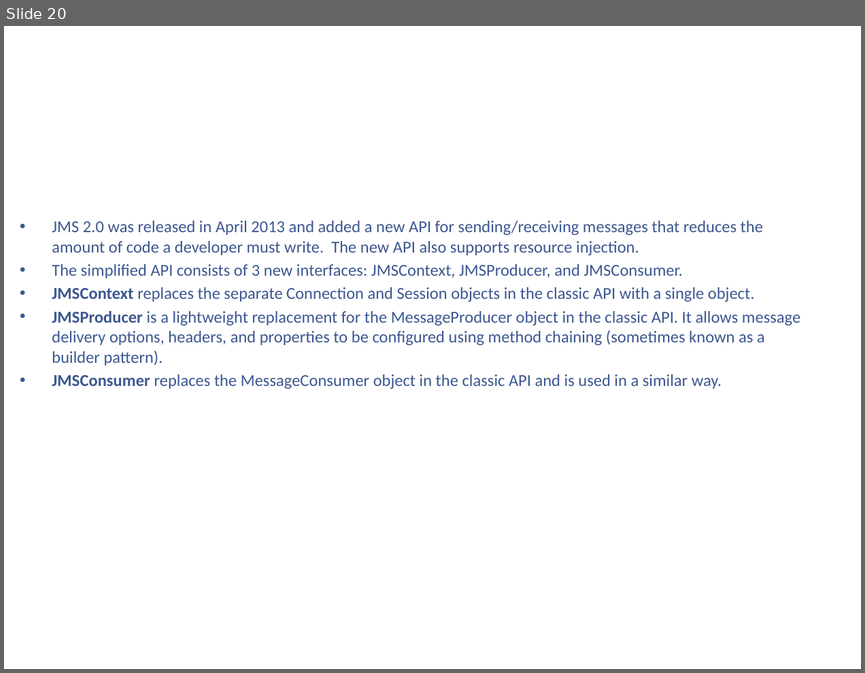
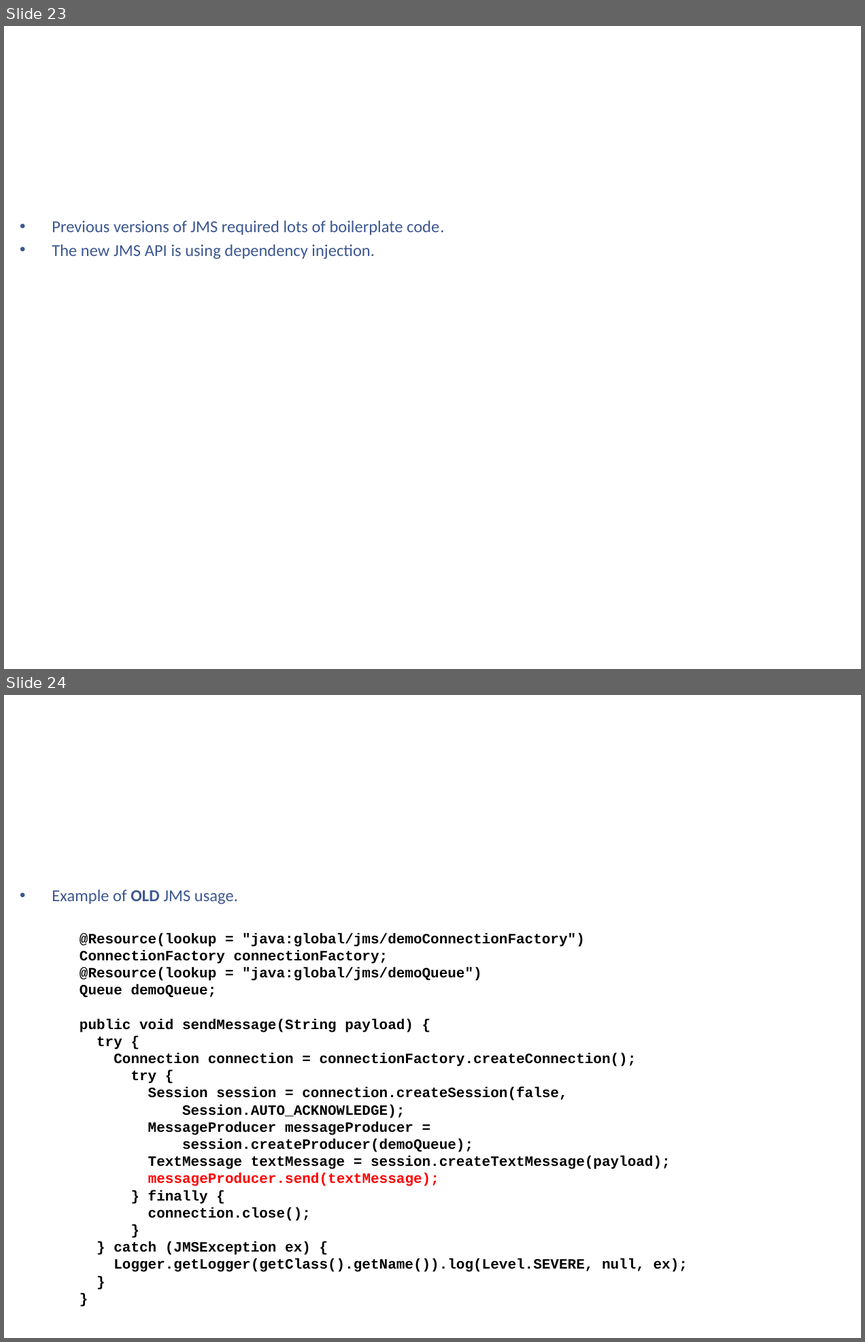
Before and after one commit to kenshincommon/ppts, a slide deck: Presentations/JavaEnterprise7/JavaEnterprise7.pptx. Shown one above the other, each under a label of ours: slide 20 before the commit, slides 23 and 24 after it. The pictures are 865x673 and 865x1342 pixels, drawn with LibreOffice and Linux fonts; fonts in the diff are those of the drawing; background and template pictures are left out. Boxes give left, top, right and bottom in pixels: in the first picture for what was removed or moved away, otherwise in the second. Text is boxed around its words. In the diff, an @@ line names an element or a change of style, - is before the commit and + after.

```diff
--- a/Presentations/JavaEnterprise7/JavaEnterprise7.pptx
+++ b/Presentations/JavaEnterprise7/JavaEnterprise7.pptx
@@ slide 24 added at [4,695,861,1338], background picture (left out) @@
@@ title added at [26,721,839,828], 32 pt, text #FFFFFF @@
+  JMS 2.0 (cont.)
@@ text added at [52,889,238,904], 14 pt, text #3C5790 @@
+• Example of OLD JMS usage.
@@ text added at [79,933,687,1272], 12 pt, text #000000, bold @@
+@Resource(lookup = "java:global/jms/demoConnectionFactory")
+ConnectionFactory connectionFactory;
+@Resource(lookup = "java:global/jms/demoQueue")
+Queue demoQueue;
+public void sendMessage(String payload) {
+try {
+Connection connection = connectionFactory.createConnection();
+try {
+Session session = connection.createSession(false,
+Session.AUTO_ACKNOWLEDGE);
+MessageProducer messageProducer =
+session.createProducer(demoQueue);
+TextMessage textMessage = session.createTextMessage(payload);
+messageProducer.send(textMessage);
+} finally {
+connection.close();
+}
+} catch (JMSException ex) {
+Logger.getLogger(getClass().getName()).log(Level.SEVERE, null, ex);
+}
+}
@@ what was slide 20 is now slide 23 @@
@@ slide 23 changed as well @@
@@ text at [52,220,444,259]: text changed @@
-• JMS 2.0 was released in April 2013 and added a new API for sending/receiving messages that reduces the amount of code a developer must write. The new API also supports resource injection.
-• The simplified API consists of 3 new interfaces: JMSContext, JMSProducer, and JMSConsumer.
-• JMSContext replaces the separate Connection and Session objects in the classic API with a single object.
-• JMSProducer is a lightweight replacement for the MessageProducer object in the classic API. It allows message delivery options, headers, and properties to be configured using method chaining (sometimes known as a builder pattern).
-• JMSConsumer replaces the MessageConsumer object in the classic API and is used in a similar way.
+• Previous versions of JMS required lots of boilerplate code.
+• The new JMS API is using dependency injection.
```
Also in this commit, not shown: 22 other slides changed, 40 other slides added, 31 slides removed, 1 other file.
